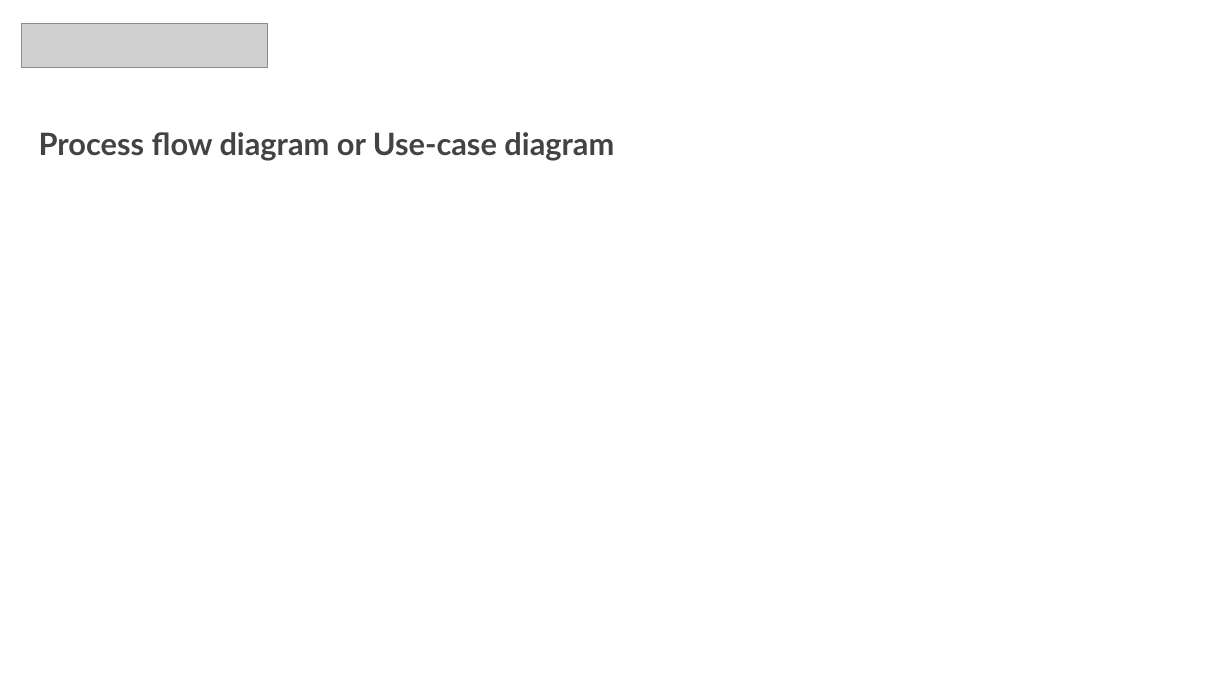
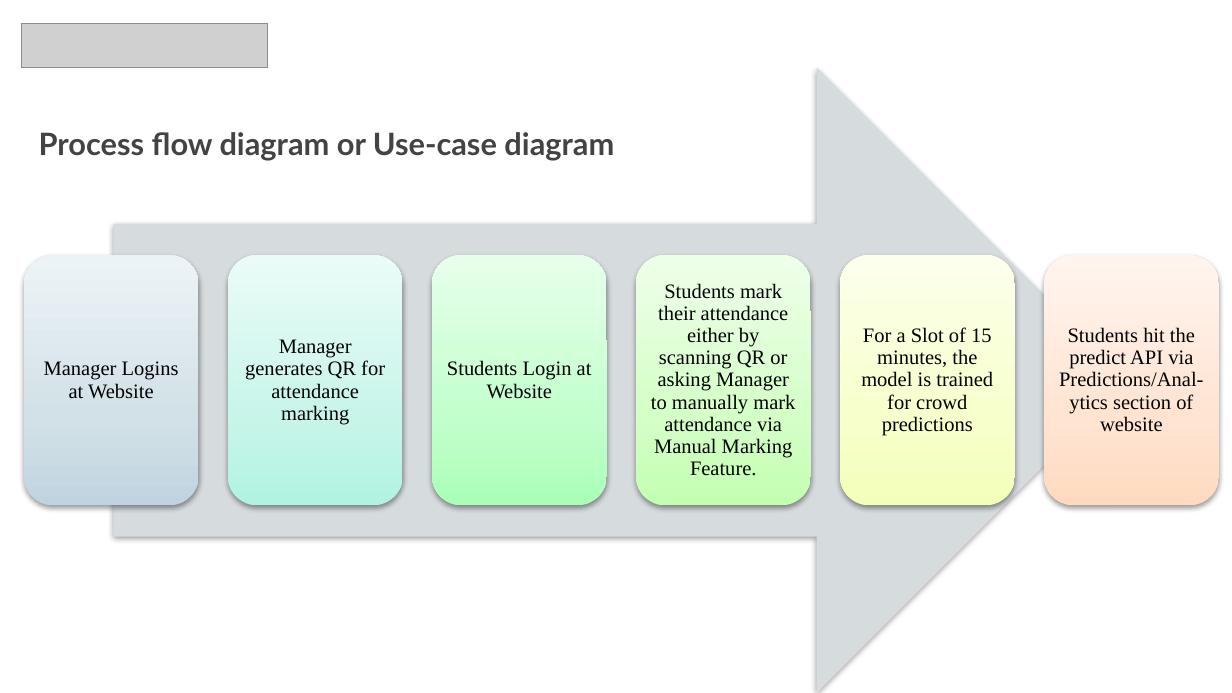
Before and after one commit to InfinityxR9/SmartMess, a slide deck: slide 11 of presentation.pptx (slide 8 before the commit). Drawn at 1232x693 pixels with LibreOffice and Linux fonts; fonts in the diff are those of the drawing; grey boxes stand for pictures. Boxes give left, top, right and bottom in pixels: in the first picture for what was removed or moved away, otherwise in the second. Text is boxed around its words. In the diff, an @@ line names an element or a change of style, - is before the commit and + after.

```diff
--- a/presentation.pptx
+++ b/presentation.pptx
@@ group added at [23, 68, 1218, 693]: 6 rounded rectangles, 6 texts, 1 right arrow @@
+Manager Logins at Website
+Manager generates QR for attendance marking
+Students Login at Website
+Students mark their attendance either by scanning QR or asking Manager to manually mark attendance via Manual Marking Feature.
+For a Slot of 15 minutes, the model is trained for crowd predictions
+Students hit the predict API via Predictions/Anal-ytics section of website
```
Also in this commit, not shown: 7 other slides changed, 3 slides added, 1 slide removed, 22 other files.
